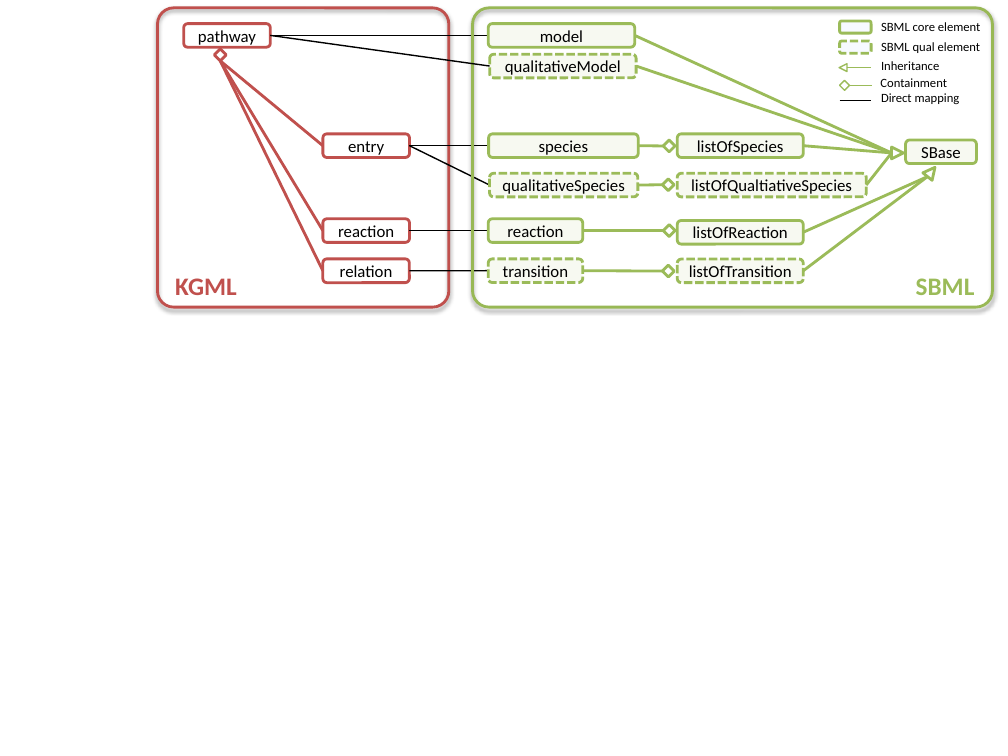
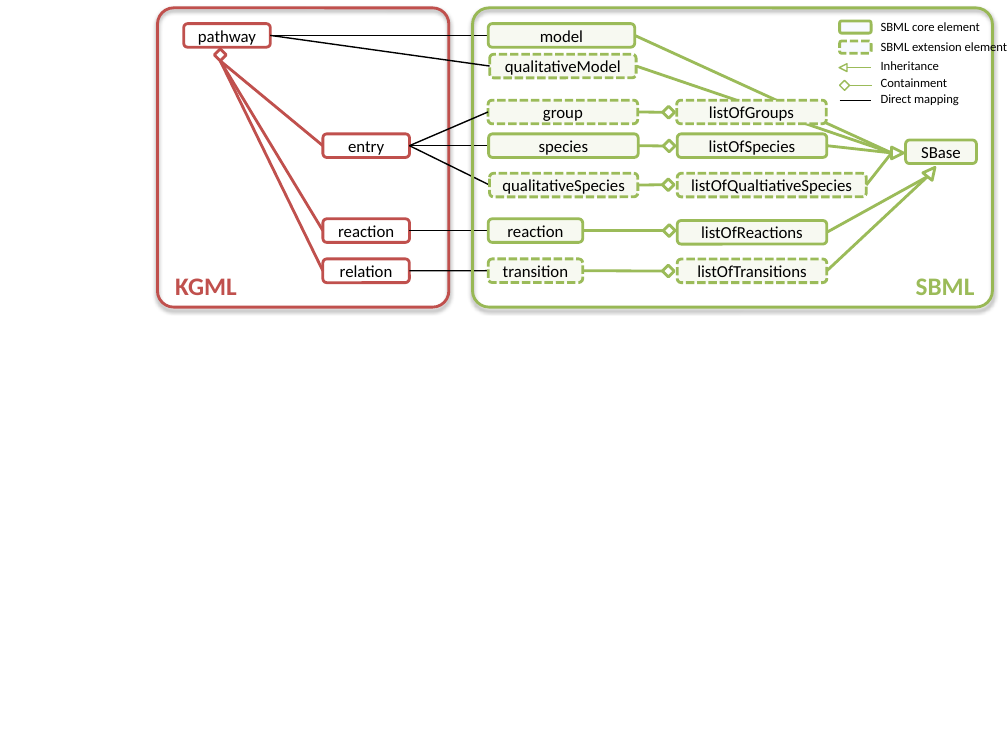
Before and after one commit to draeger-lab/KEGGtranslator, a slide deck: slide 3 of doc/publications/2012-04_CMSB2012/figures/Conversion.pptx. Drawn at 1008x756 pixels with LibreOffice and Linux fonts; fonts in the diff are those of the drawing. Boxes give left, top, right and bottom in pixels: in the first picture for what was removed or moved away, otherwise in the second. Text is boxed around its words. In the diff, an @@ line names an element or a change of style, - is before the commit and + after.

Commit message:
Method Publication: Some correction to the figures (need still to be revised and exported)

```diff
--- a/doc/publications/2012-04_CMSB2012/figures/Conversion.pptx
+++ b/doc/publications/2012-04_CMSB2012/figures/Conversion.pptx
@@ text at (881,41,1007,55): text changed @@
-SBML qual element
+SBML extension element
@@ line added from (409, 146) to (488, 112), #000000 1 pt @@
@@ rounded rectangle added at (488,100,637,123), fill #F7F9F1, outline #9BBB59 2 pt dashed, 12 pt, text #000000 @@
+group
@@ line added from (662, 112) to (638, 112), #9BBB59 2 pt @@
@@ diamond added at (662,106,674,118), outline #9BBB59 2 pt @@
@@ rounded rectangle added at (676,100,826,123), fill #F7F9F1, outline #9BBB59 2 pt dashed, 12 pt, text #000000 @@
+listOfGroups
@@ rounded rectangle "listOfSpecies": place and size @@
-rounded rectangle "listOfSpecies" at (677,134,803,157)
+rounded rectangle "listOfSpecies" at (677,134,827,157)
@@ line moved from (892, 153) - (803, 146) to (892, 153) - (827, 146) @@
@@ line moved from (927, 176) - (803, 271) to (927, 176) - (827, 271) @@
@@ line moved from (927, 176) - (803, 232) to (927, 176) - (827, 232) @@
@@ rounded rectangle "listOfReactions": place and size @@
-rounded rectangle "listOfReactions" at (677,221,803,244)
+rounded rectangle "listOfReactions" at (677,221,827,244)
@@ text in rounded rectangle at (701,226,803,243): text changed @@
-listOfReaction
+listOfReactions
@@ rounded rectangle "listOfTransitions": place and size @@
-rounded rectangle "listOfTransitions" at (677,259,803,282)
+rounded rectangle "listOfTransitions" at (677,259,827,282)
@@ text in rounded rectangle at (697,265,806,282): text changed @@
-listOfTransition
+listOfTransitions
```
